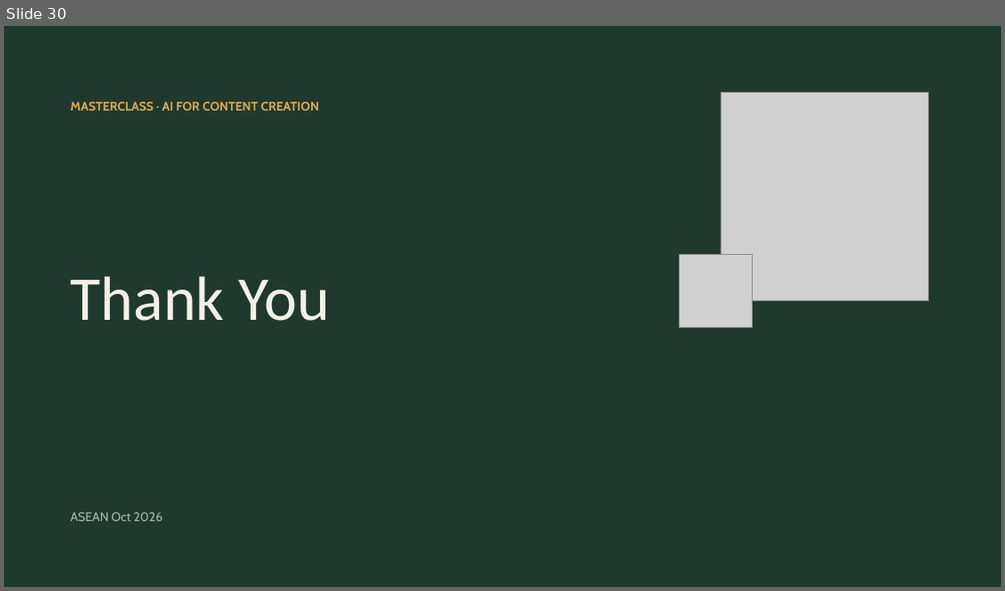
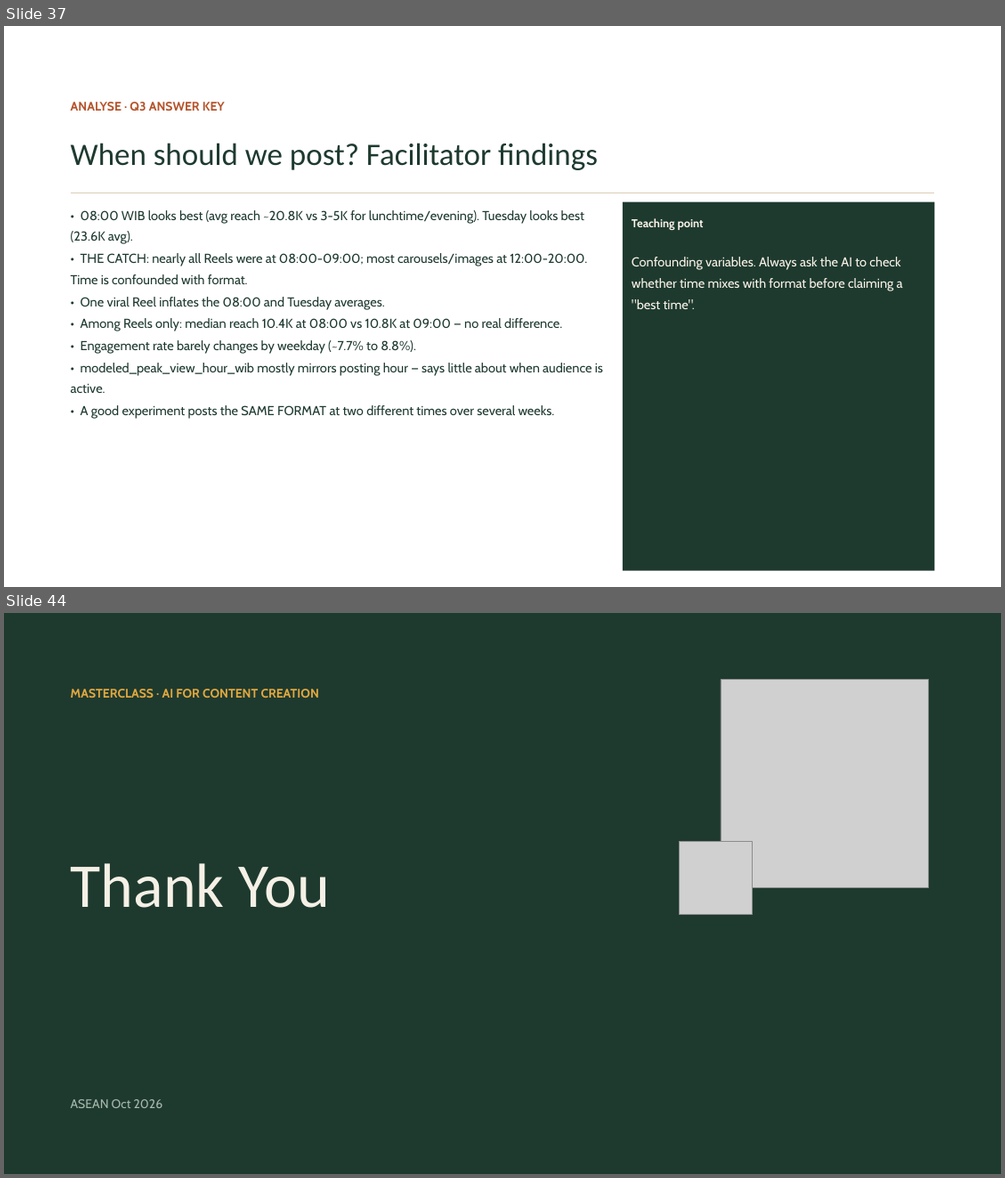
Before and after one commit to itsbharathp/LoopCycle, a slide deck: Prestentations/AI for Content Creation — The Basics.pptx. Shown one above the other, each under a label of ours: slide 30 before the commit, slides 37 and 44 after it; the slides between them are not shown. The pictures are 1005x591 and 1005x1178 pixels, drawn with LibreOffice and Linux fonts; fonts in the diff are those of the drawing; grey boxes stand for pictures. Boxes give left, top, right and bottom in pixels: in the first picture for what was removed or moved away, otherwise in the second. Text is boxed around its words. In the diff, an @@ line names an element or a change of style, - is before the commit and + after.

Commit message:
Add Part Four Analyse workshop section and GitHub Pages site
- PPTX: add 15 new slides for Part Four (5 AI analysis questions with
  prompt + answer-key pairs, setup, shared context, and wrap-up slides)
- PPTX: rebuilt from clean original to fix corrupt OOXML structure
- docs/index.html: single-file GitHub Pages slide deck of all 44 slides
  with keyboard/swipe navigation, URL hash deep-linking, and responsive layout

```diff
--- a/Prestentations/AI for Content Creation — The Basics.pptx
+++ b/Prestentations/AI for Content Creation — The Basics.pptx
@@ slide 37 added at (4, 26, 1001, 587), background #FFFFFF @@
@@ text added at (71, 102, 225, 111), 12 pt, text #B5532B, bold @@
+ANALYSE · Q3 ANSWER KEY
@@ text added at (71, 143, 598, 170), 30 pt, text #1E3A2F @@
+When should we post? Facilitator findings
@@ line added from (71, 192) to (934, 192), #D9CDB6 1 pt @@
@@ text added at (71, 210, 603, 418), 12.5 pt, text #1E3A2F @@
+• 08:00 WIB looks best (avg reach ~20.8K vs 3-5K for lunchtime/evening). Tuesday looks best (23.6K avg).
+• THE CATCH: nearly all Reels were at 08:00-09:00; most carousels/images at 12:00-20:00. Time is confounded with format.
+• One viral Reel inflates the 08:00 and Tuesday averages.
+• Among Reels only: median reach 10.4K at 08:00 vs 10.8K at 09:00 — no real difference.
+• Engagement rate barely changes by weekday (~7.7% to 8.8%).
+• modeled_peak_view_hour_wib mostly mirrors posting hour — says little about when audience is active.
+• A good experiment posts the SAME FORMAT at two different times over several weeks.
@@ rectangle added at (623, 201, 934, 571), fill #1E3A2F @@
@@ text added at (631, 218, 903, 309), 12.5 pt, text #FBF3E8 @@
+Teaching point
+Confounding variables. Always ask the AI to check whether time mixes with format before claiming a "best time".
@@ what was slide 30 is now slide 44 @@
```
Also in this commit, not shown: 14 other slides added, 1 slide removed, 1 other file.
